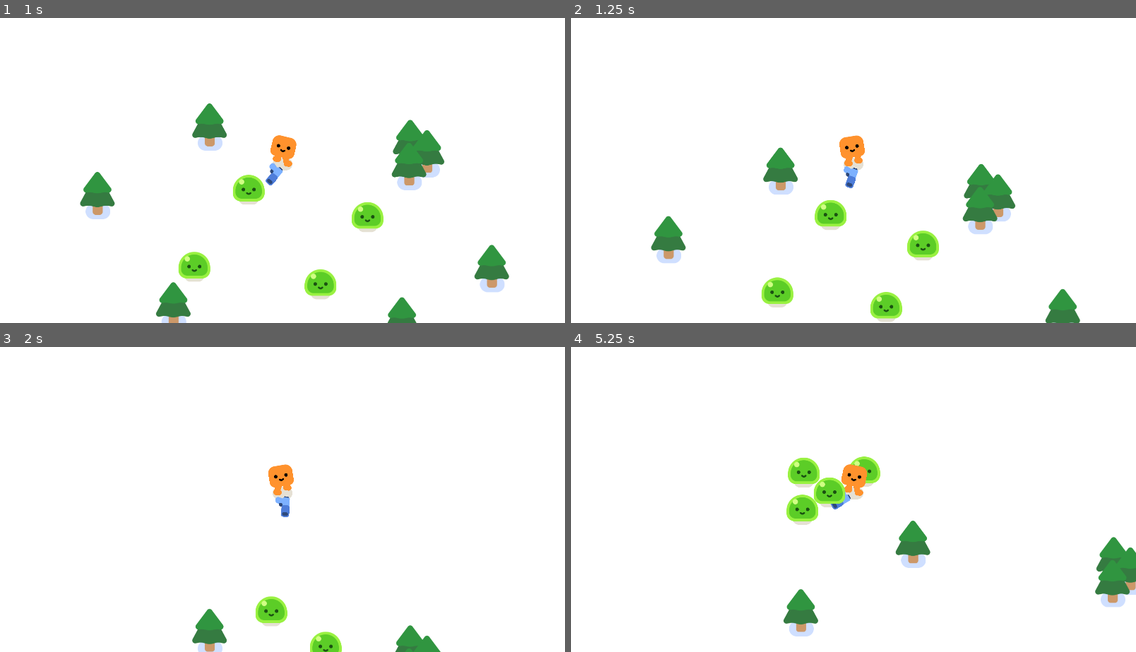
Above: before the commit, frames 1-4 (two rows, left to right).
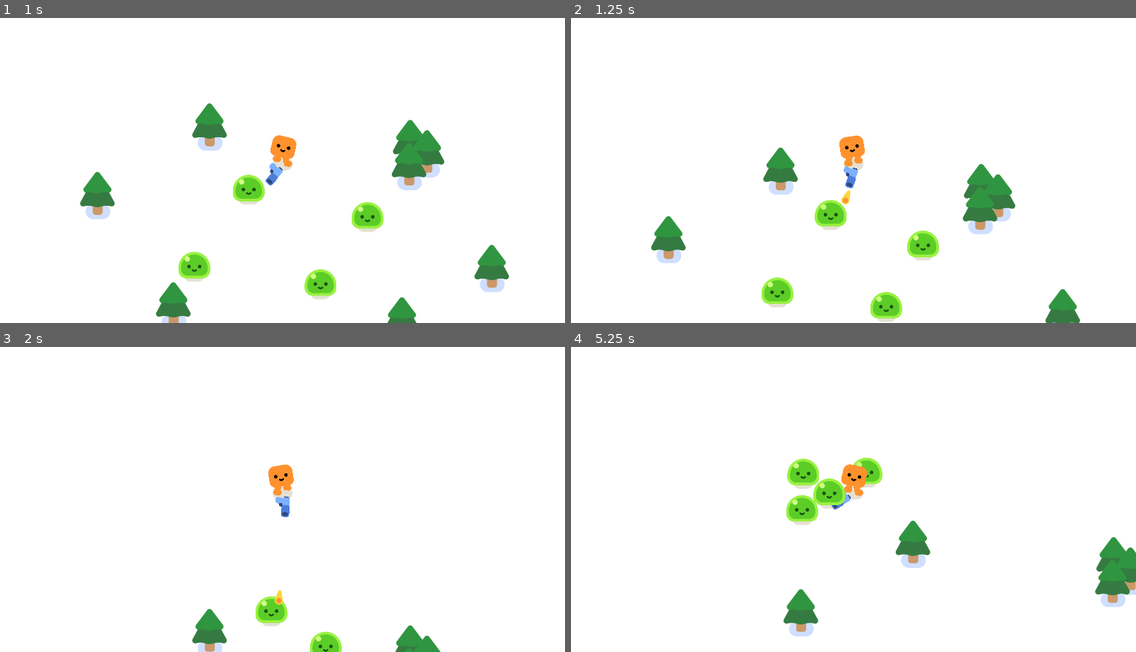
Above: after the commit, the same moments.

Repository: autrera/tutorial-survivors
Game: Godot game, scene res://survivors_game.tscn
The game is run twice, just before and just after one commit, with the same random seed, the same clock (stepped at 60 frames per second) and the same inputs.
Inputs:
- Up to frame 1 (1 s): hold W (move_up) from 0.53 s (still down)
- Up to frame 2 (1.25 s): keep holding W (move_up)
- Up to frame 3 (2 s): keep holding W (move_up)
- Up to frame 4 (5.25 s): release W (move_up) at 2.03 s; hold A (move_left) 2.03-3.53 s; hold S (move_down) 3.53-4.28 s; hold D (move_right) 4.28-5.03 s; hold W (move_up) from 5.03 s (still down)

Frame 1 is identical in both runs. In frame 2, less than 0.1% of the frame differs, in the area x 47-50%, y 56-62%; in frame 3, less than 0.1%; in frame 4, 0.5%, in the area x 38-56%, y 35-59%.

Commit message:
Make the gun shoot enemies

Diff:
--- a/bullet.tscn
+++ b/bullet.tscn
@@ -7,6 +7,7 @@
 radius = 17.0294
 
 [node name="Bullet" type="Area2D"]
+top_level = true
 collision_layer = 0
 collision_mask = 3
 script = ExtResource("1_v8qja")
--- a/gun.gd
+++ b/gun.gd
@@ -5,3 +5,15 @@
 	if enemies_in_range.size() > 0:
 		var target_enemy = enemies_in_range.front()
 		look_at(target_enemy.global_position)
+
+
+func shoot():
+	const BULLET = preload("res://bullet.tscn")
+	var new_bullet = BULLET.instantiate()
+	new_bullet.global_position = %ShootingPoint.global_position
+	new_bullet.global_rotation = %ShootingPoint.global_rotation
+	%ShootingPoint.add_child(new_bullet)
+
+
+func _on_timer_timeout() -> void:
+	shoot()
--- a/gun.tscn
+++ b/gun.tscn
@@ -21,4 +21,11 @@
 texture = ExtResource("1_vk1bi")
 
 [node name="ShootingPoint" type="Marker2D" parent="WeaponPivot/Pistol"]
+unique_name_in_owner = true
 position = Vector2(25, -12)
+
+[node name="Timer" type="Timer" parent="."]
+wait_time = 0.3
+autostart = true
+
+[connection signal="timeout" from="Timer" to="." method="_on_timer_timeout"]
